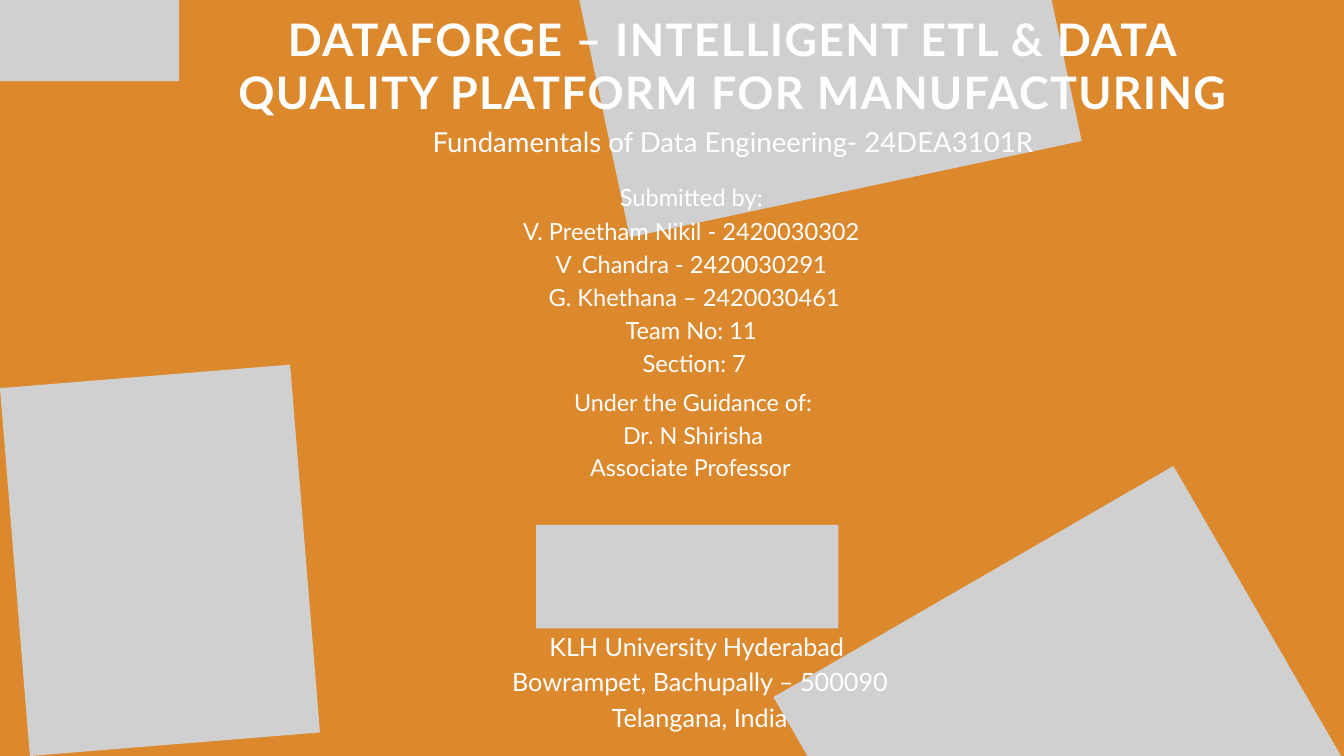
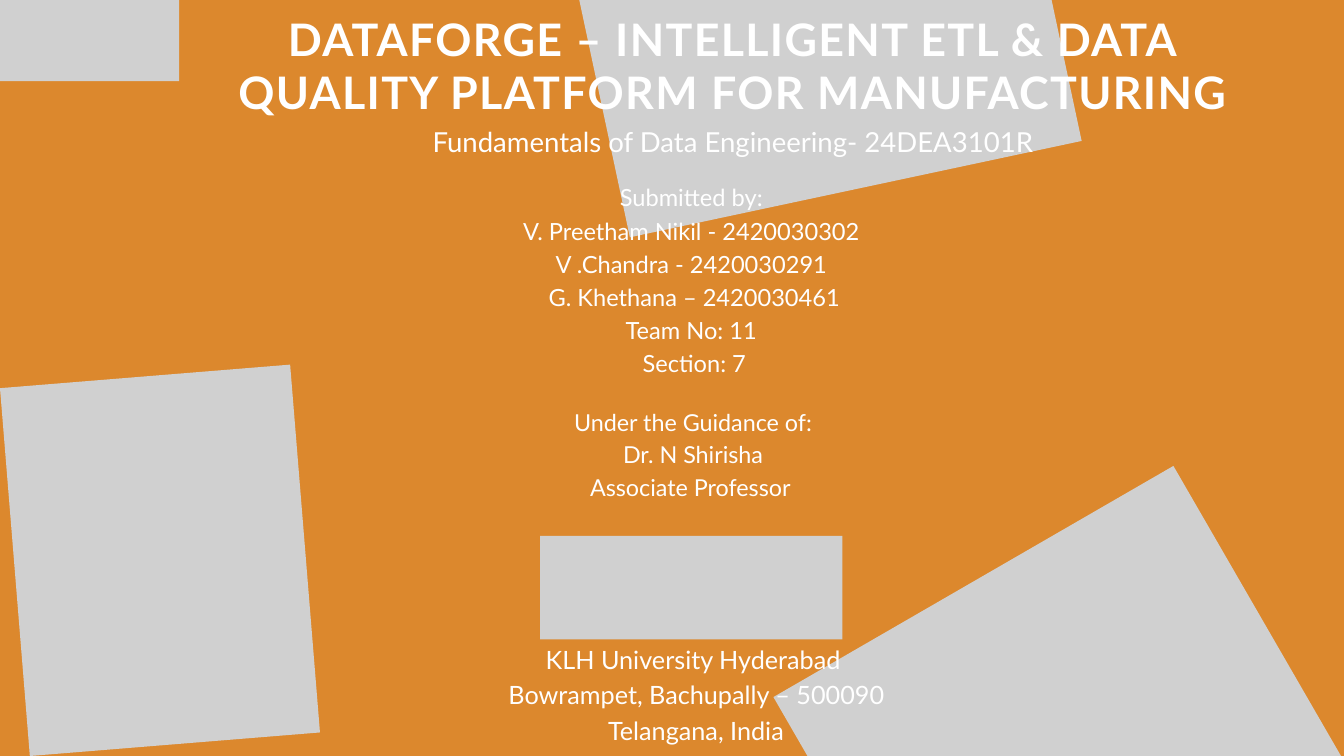
Before and after one commit to Ganta-khethana/-KLH-CSE-2026-2027-FDE11-DataForge, a slide deck: slide 1 of Project/FDE project.pptx. Drawn at 1344x756 pixels with LibreOffice and Linux fonts; fonts in the diff are those of the drawing; grey boxes stand for pictures. Boxes give left, top, right and bottom in pixels: in the first picture for what was removed or moved away, otherwise in the second. Text is boxed around its words. In the diff, an @@ line names an element or a change of style, - is before the commit and + after.

```diff
--- a/Project/FDE project.pptx
+++ b/Project/FDE project.pptx
@@ text "Under the Guidance of:": place and size @@
-text "Under the Guidance of:" at (574,394,812,476)
+text "Under the Guidance of:" at (574,414,812,496)
@@ picture: place and size @@
-picture at (536,525,839,628)
+picture at (540,536,843,639)
@@ text "KLH University Hyderabad": place and size @@
-text "KLH University Hyderabad" at (512,637,888,731)
+text "KLH University Hyderabad" at (508,650,884,744)
```
Also in this commit, not shown: 3 other slides changed, 6 slides added, 3 slides removed.
